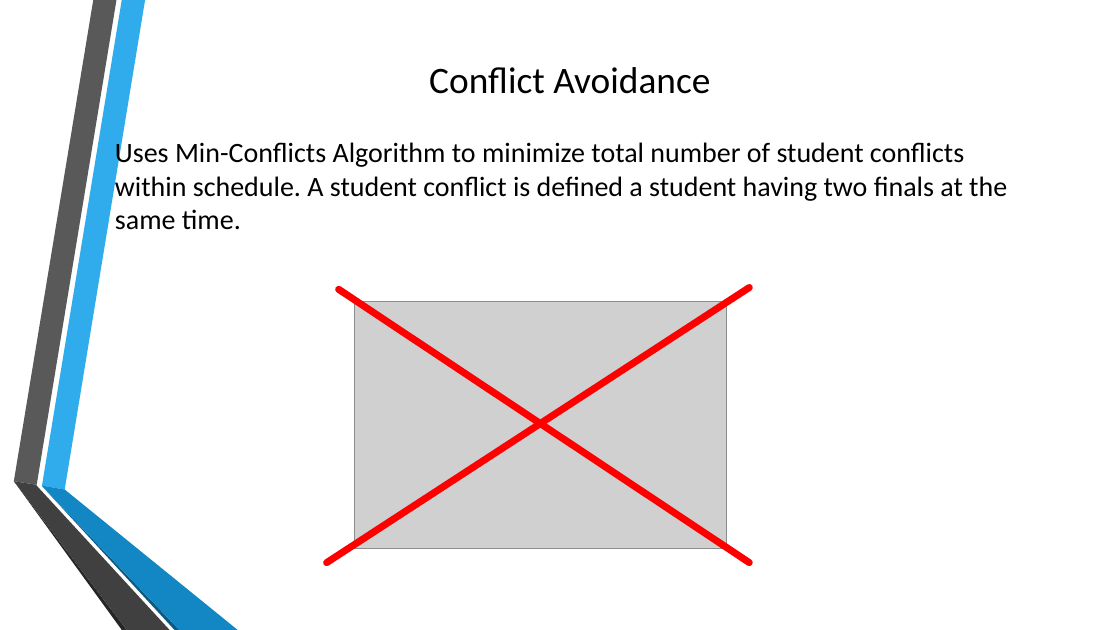
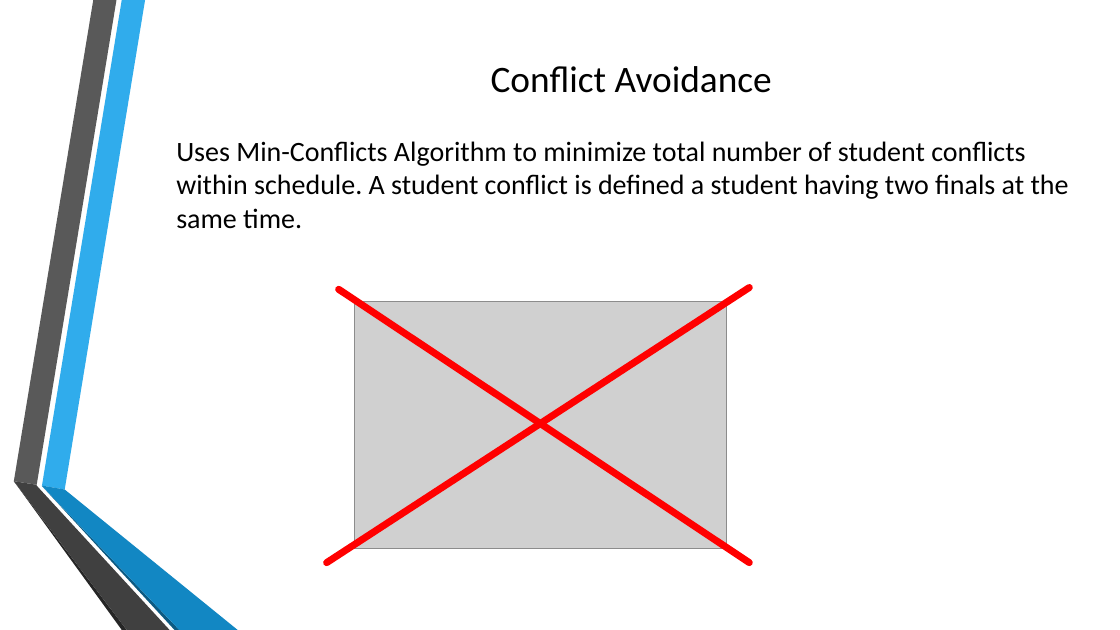
Before and after one commit to rumackaaron/JHacks2016, a slide deck: slide 4 of Making Finals not as Bad.pptx. Drawn at 1120x630 pixels with LibreOffice and Linux fonts; fonts in the diff are those of the drawing; grey boxes stand for pictures; background and template pictures are left out. Boxes give left, top, right and bottom in pixels: in the first picture for what was removed or moved away, otherwise in the second. Text is boxed around its words. In the diff, an @@ line names an element or a change of style, - is before the commit and + after.

```diff
--- a/Making Finals not as Bad.pptx
+++ b/Making Finals not as Bad.pptx
@@ text "Conflict Avoidance": place and size @@
-text "Conflict Avoidance" at bbox=[115, 67, 1007, 230]
+text "Conflict Avoidance" at bbox=[176, 66, 1069, 229]
```
Also in this commit, not shown: 7 other slides changed.
